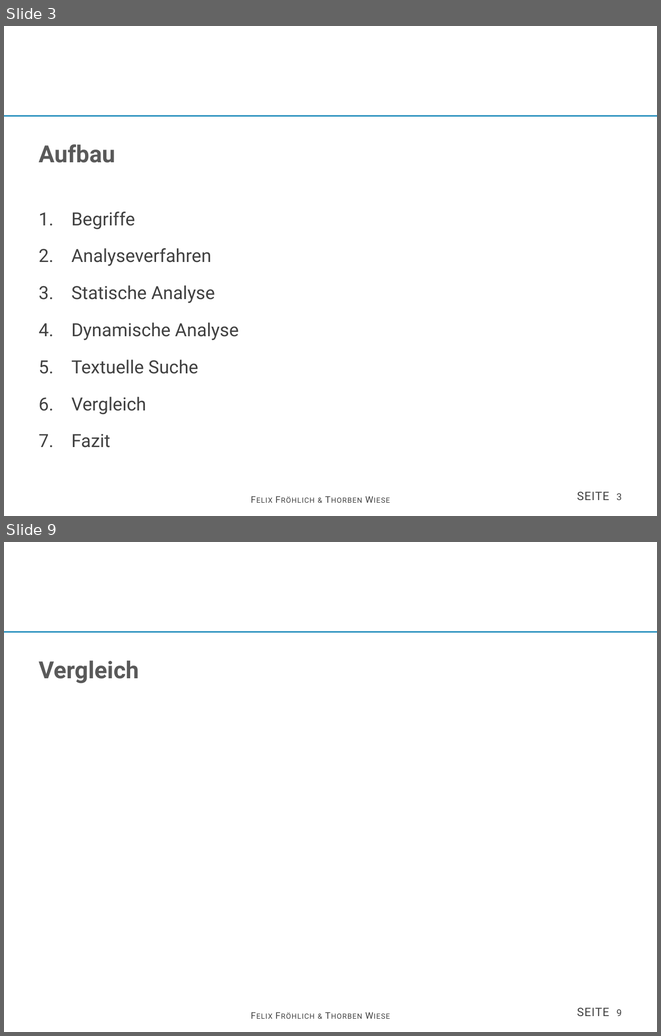
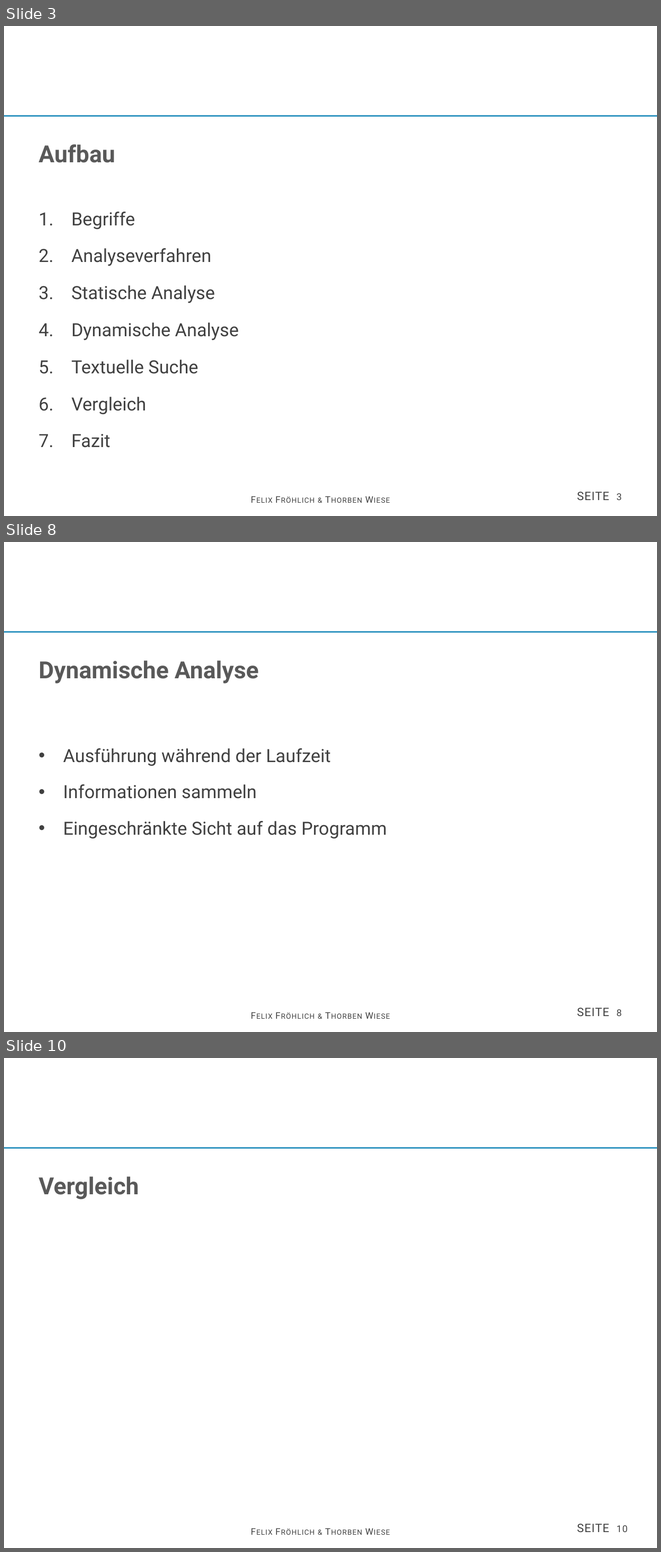
Before and after one commit to thorbenwiese/SRE, a slide deck: vortrag.pptx. Shown one above the other, each under a label of ours: slides 3 and 9 before the commit, slides 3, 8 and 10 after it; the slides between them are not shown. The pictures are 661x1036 and 661x1552 pixels, drawn with LibreOffice and Linux fonts; fonts in the diff are those of the drawing; background and template pictures are left out. Boxes give left, top, right and bottom in pixels: in the first picture for what was removed or moved away, otherwise in the second. Text is boxed around its words. In the diff, an @@ line names an element or a change of style, - is before the commit and + after.

```diff
--- a/vortrag.pptx
+++ b/vortrag.pptx
@@ slide 8 added at bbox=[4, 542, 657, 1032], background #FFFFFF; not listed: 4 template elements that a slide beside it also shows @@
@@ title added at bbox=[38, 660, 259, 684], 26 pt, text #595959, bold @@
+Dynamische Analyse
@@ text added at bbox=[63, 748, 387, 838], 20 pt, text #404040 @@
+• Ausführung während der Laufzeit
+• Informationen sammeln
+• Eingeschränkte Sicht auf das Programm
@@ what was slide 9 is now slide 10 @@
@@ page number at bbox=[577, 1523, 628, 1532]: text changed @@
-seite 9
+seite 10
```
Also in this commit, not shown: 3 slides changed, 3 other slides added, 3 slides removed, 2 other files.
